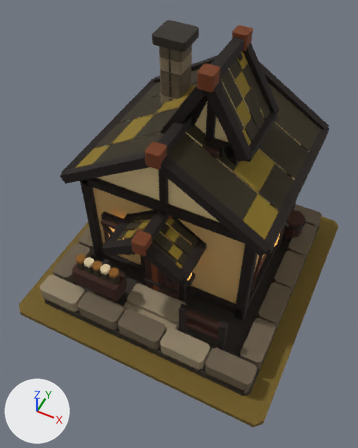
Renders of the glTF model art/cottage_t5/cottage_t5.glb from each side of a commit.
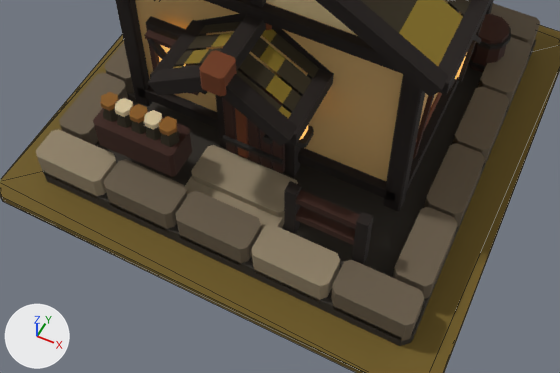
Old and new are each drawn whole from a 50 mm camera at (1.22, -2.67, 3.89) aimed at (0.03, -0.28, 0.9) and again close up on the part from 6% to 93% of the width and 45% to 92% of the height. Lighting does not change. The marker at lower left points along +X, +Y and +Z. The first two pictures are the older version. The close-ups show mesh edges as thin lines.

The first close-up shows 'MMR | cottage | T05 Architecture.001', 'MMR | cottage | Tier 05 Ground.001'.
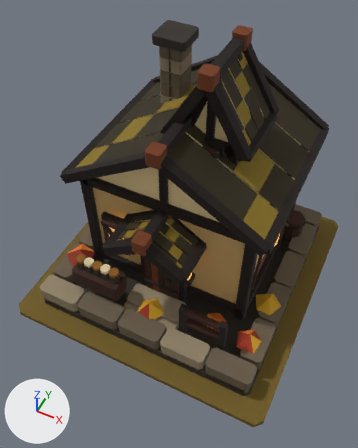
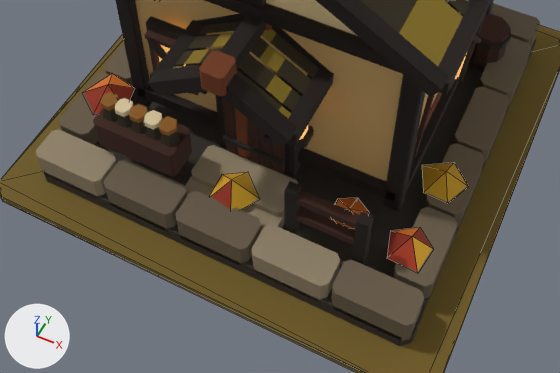
Location of each change, (x1, y1, x2, y2) in pixels of the close-ups (560 x 373 px):
'MMR | cottage | T05 Autumn Dressing.001', added: after (84, 73, 467, 272)

Patch to the scene script:
```diff
--- a/art/cottage_t5/cottage_t5.glb.py
+++ b/art/cottage_t5/cottage_t5.glb.py
@@ me_mmr___cottage___t05_autumn_dressing_001 @@
+me_mmr___cottage___t05_autumn_dressing_001.from_pydata(...)  # 37 vertices, 38 faces; spans x -1.0..0.98, y -0.86..-0.12, z 0.12..0.32
+me_mmr___cottage___t05_autumn_dressing_001.materials.append(mat_mmr___shared_palette_atlas)  # picture img_mmr_shared_color_palette_64
@@ ob_mmr___cottage___t05_autumn_dressing_001 @@
+ob_mmr___cottage___t05_autumn_dressing_001 = bpy.data.objects.new('MMR | cottage | T05 Autumn Dressing.001', me_mmr___cottage___t05_autumn_dressing_001)
+ob_mmr___cottage___t05_autumn_dressing_001.location = (0.0, 0.0, 0.05)
```
